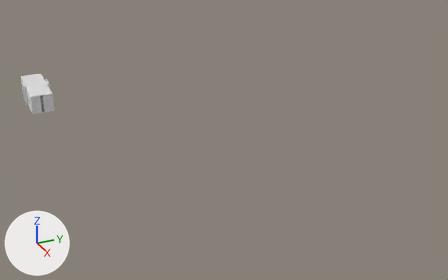
Renders of the Blender file EDIF-AS/EdificioAS.blend from each side of a commit.
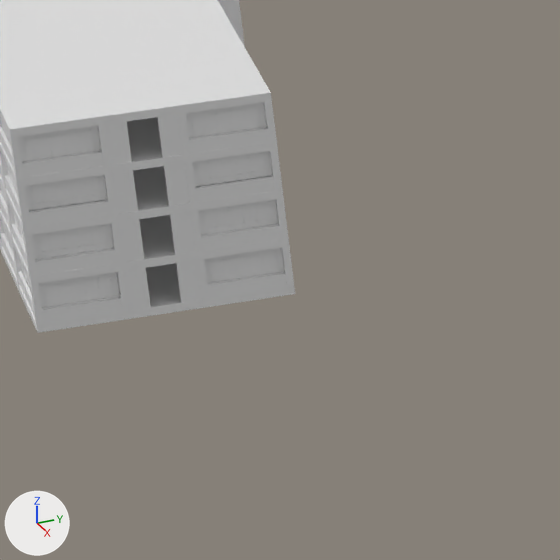
Old and new are each drawn whole from a 50 mm camera at (519.0, -61.0, 190.5) aimed at (112.0, 122.2, -13.0) and again close up on the part from 7% to 17% of the width and 31% to 48% of the height. Lighting does not change. The marker at lower left points along +X, +Y and +Z.
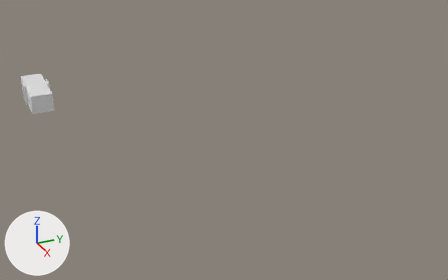
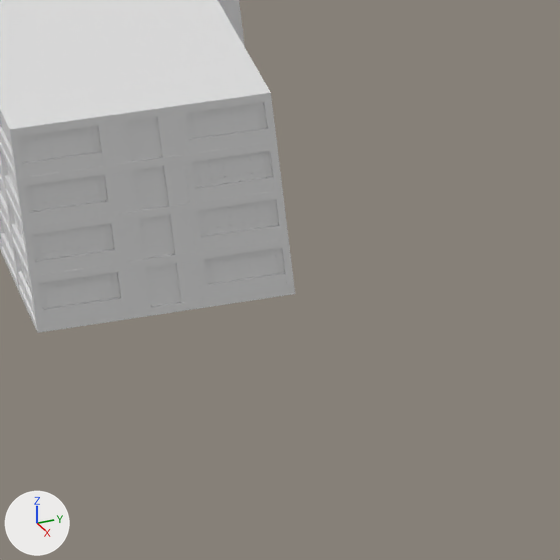
Changed parts and their boxes (x1, y1, x2, y2) in the close-ups (560 x 560 px; the box of a moved part takes in the faces that stretch with it):
'Plane', reshaped: before (0, 102, 284, 307); after (0, 102, 285, 308)
'Cube.002', reshaped: before (0, 102, 284, 308); after (0, 103, 285, 309)
part 1 of me_cube_004, moved or reshaped: before (22, 124, 284, 297); after (22, 118, 285, 306)
part 2 of me_plane, built on: before (21, 124, 284, 296); after (21, 117, 285, 306)

Patch to the scene script:
```diff
--- a/EDIF-AS/EdificioAS.blend.py
+++ b/EDIF-AS/EdificioAS.blend.py
@@ me_cube_004 @@
 # used by ob_cube_002; location = (-2.09, -1.51, -0.61)
-me_cube_004.from_pydata(...)  # 11228 vertices, 5393 faces; spans x -28.0..27.9, y -8.5..8.7, z 0.6..14.4
+me_cube_004.from_pydata(...)  # 11876 vertices, 5717 faces; spans x -28.0..28.1, y -8.5..8.7, z 0.6..14.4
+# me_cube_004 part 1: 960 vertices moved from x 27.8..27.9, y -8.3..8.3, z 1.6..14.4 to x 28.0..28.1, y -8.3..8.3, z 1.6..14.4; 320 vertices added at x 28.1, y -1.0..1.1, z 0.6..14.4
 me_cube_004.materials.append(mat_canceleriaexterna)
@@ me_plane @@
 # used by ob_plane; location = (-2.09, -1.51, -0.61)
-me_plane.from_pydata(...)  # 408 vertices, 102 faces; spans x -28.0..27.8, y -8.5..8.7, z 0.6..14.4
+me_plane.from_pydata(...)  # 440 vertices, 110 faces; spans x -28.0..28.1, y -8.5..8.7, z 0.6..14.4
+# me_plane part 2
+# 32 vertices in x 27.8, y -8.4..8.3, z 1.6..14.4 move by (0.3, 0.0, 0.0)
+# 16 vertices are added at x -28.0..28.1, y -1.1, z 0.6..14.4
+# 16 new vertices lie (0.0, 2.1, 0.0) away from vertices in x -28.0..28.1, y -1.1, z 0.6..14.4
+# 8 new faces join them
 me_plane.materials.append(mat_vidriosventanasexternas)
```
